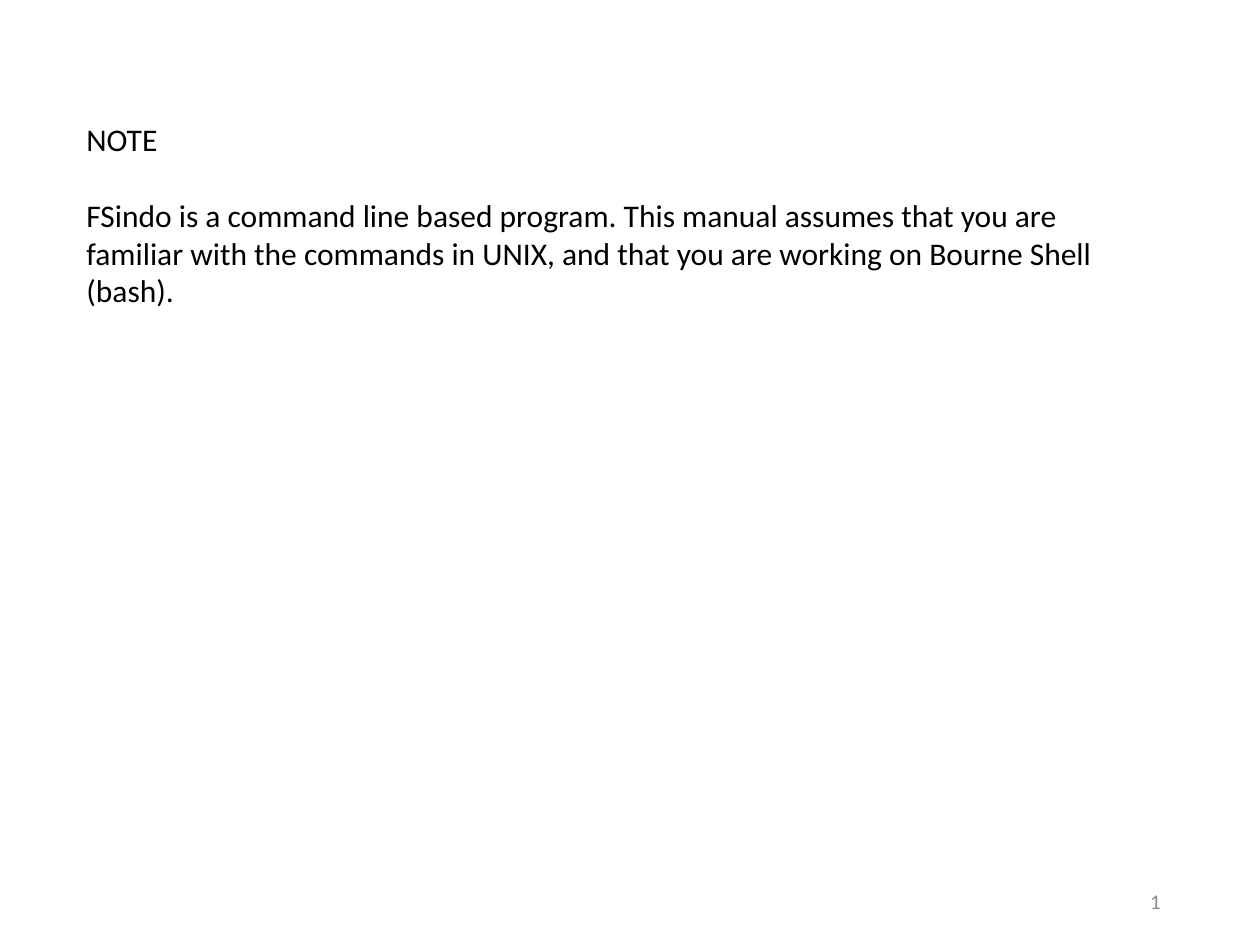
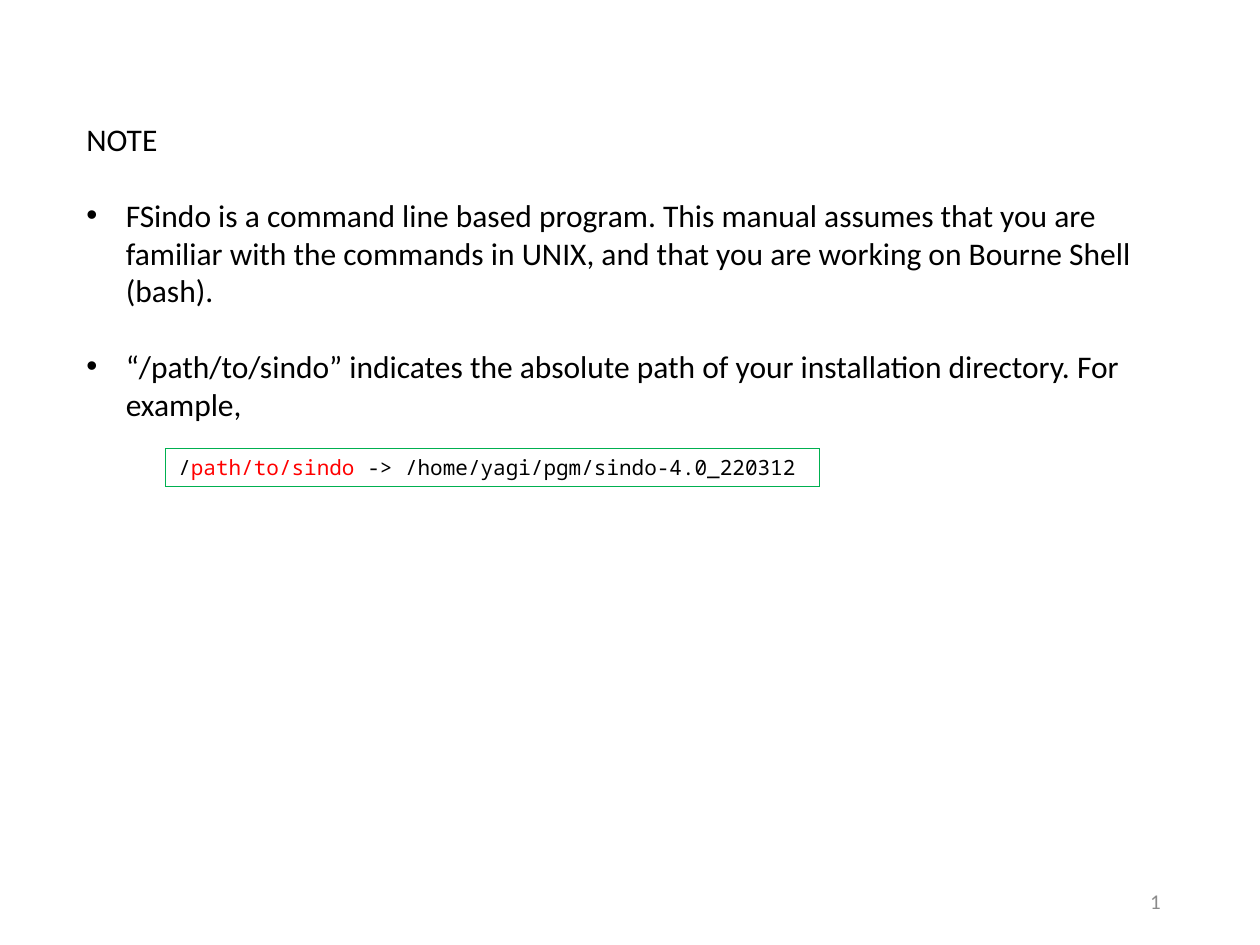
Before and after one commit to yagikiyoshi/sindo, a slide deck: slide 2 of doc/FSindo/install_FSindo.pptx. Drawn at 1260x945 pixels with LibreOffice and Linux fonts; fonts in the diff are those of the drawing. Boxes give left, top, right and bottom in pixels: in the first picture for what was removed or moved away, otherwise in the second. Text is boxed around its words. In the diff, an @@ line names an element or a change of style, - is before the commit and + after.

Commit message:
update document of FSindo

```diff
--- a/doc/FSindo/install_FSindo.pptx
+++ b/doc/FSindo/install_FSindo.pptx
@@ text at (x1=126, y1=205, x2=1130, y2=306): bullet none to • @@
@@ text at (x1=126, y1=355, x2=1119, y2=421): paragraph added @@
+• “/path/to/sindo” indicates the absolute path of your installation directory. For example,
@@ rectangle added at (x1=166, y1=449, x2=819, y2=486), outline #00B050 0.75 pt, 12 pt, text #000000 @@
+/path/to/sindo -> /home/yagi/pgm/sindo-4.0_220312
```
Also in this commit, not shown: 2 other slides changed, 10 other files.
